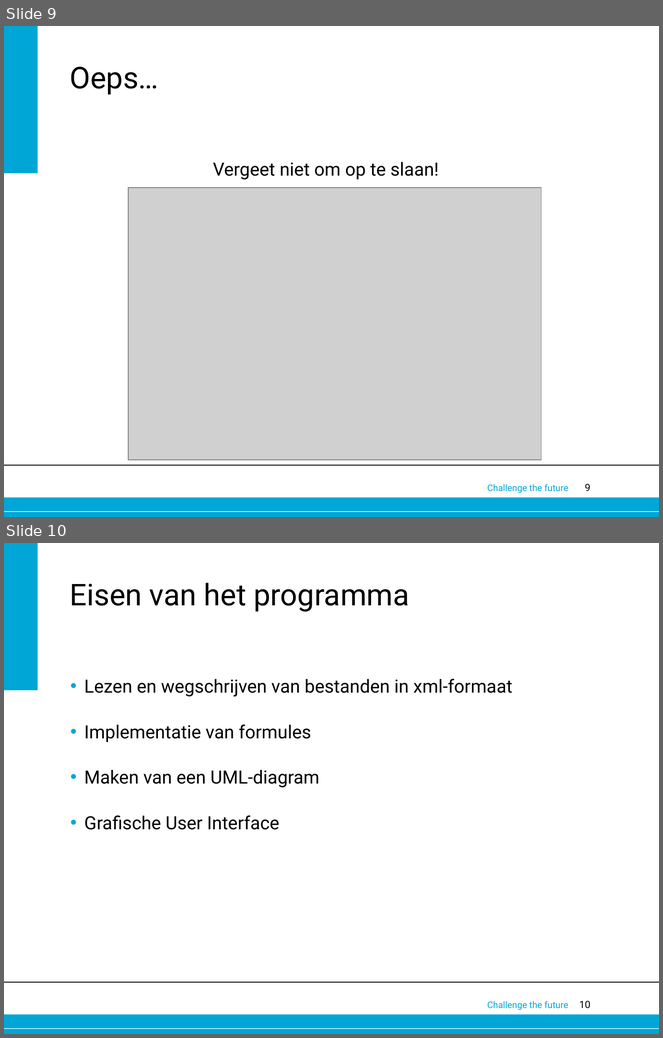
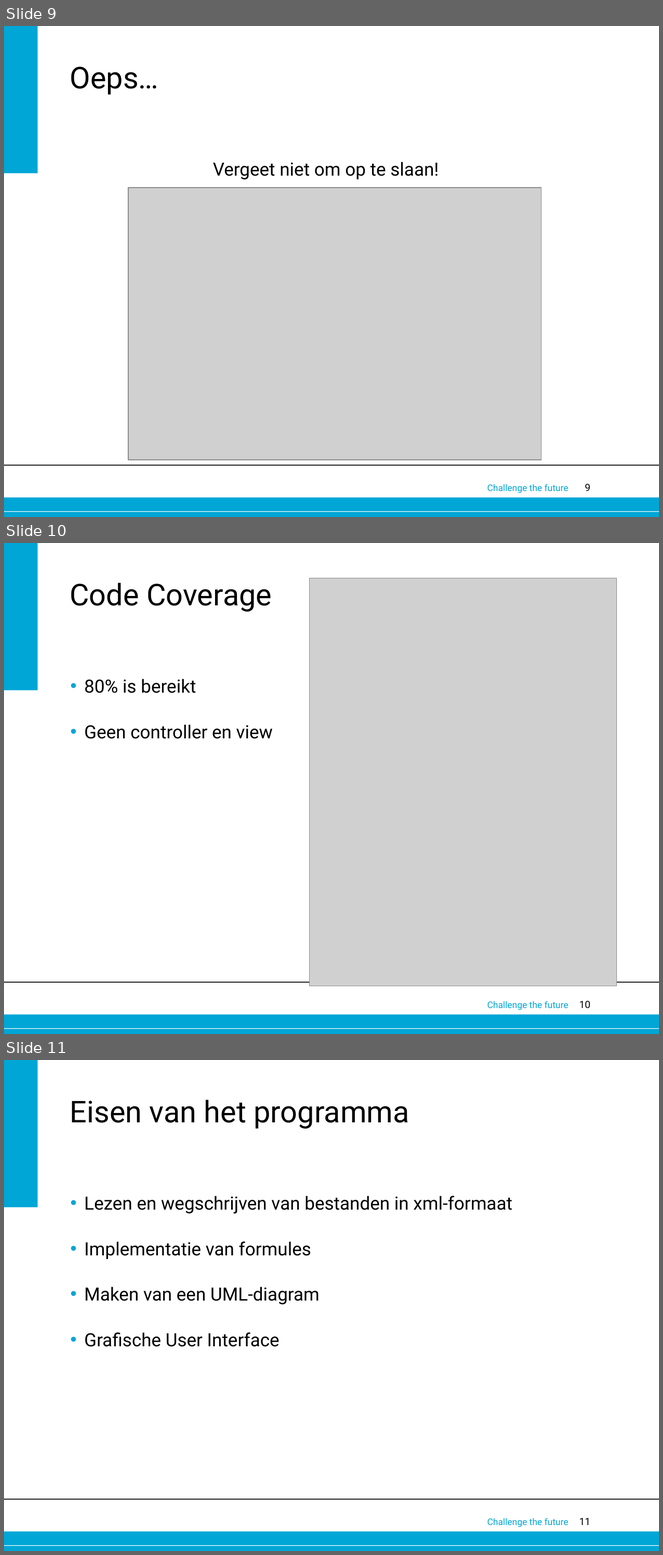
Before and after one commit to foresterre/Spreadsheet, a slide deck: Documents/OOP project presentatie.pptx. Shown one above the other, each under a label of ours: slides 9 and 10 before the commit, slides 9, 10 and 11 after it. The pictures are 663x1038 and 663x1555 pixels, drawn with LibreOffice and Linux fonts; fonts in the diff are those of the drawing; grey boxes stand for pictures; background and template pictures are left out. Boxes give left, top, right and bottom in pixels: in the first picture for what was removed or moved away, otherwise in the second. Text is boxed around its words. In the diff, an @@ line names an element or a change of style, - is before the commit and + after.

```diff
--- a/Documents/OOP project presentatie.pptx
+++ b/Documents/OOP project presentatie.pptx
@@ slide 10 added at (4, 543, 659, 1034), background #FFFFFF; not listed: 6 template elements that a slide beside it also shows @@
@@ title added at (70, 583, 272, 612), 33 pt, text #000000 @@
+Code Coverage
@@ picture added at (309, 578, 617, 987) @@
@@ text added at (84, 679, 273, 739), 20 pt, text #000000 @@
+• 80% is bereikt
+• Geen controller en view
@@ what was slide 10 is now slide 11 @@
@@ page number at (580, 1518, 591, 1525): text changed @@
-10
+11
```
Also in this commit, not shown: 1 slide changed, 1 other file.
